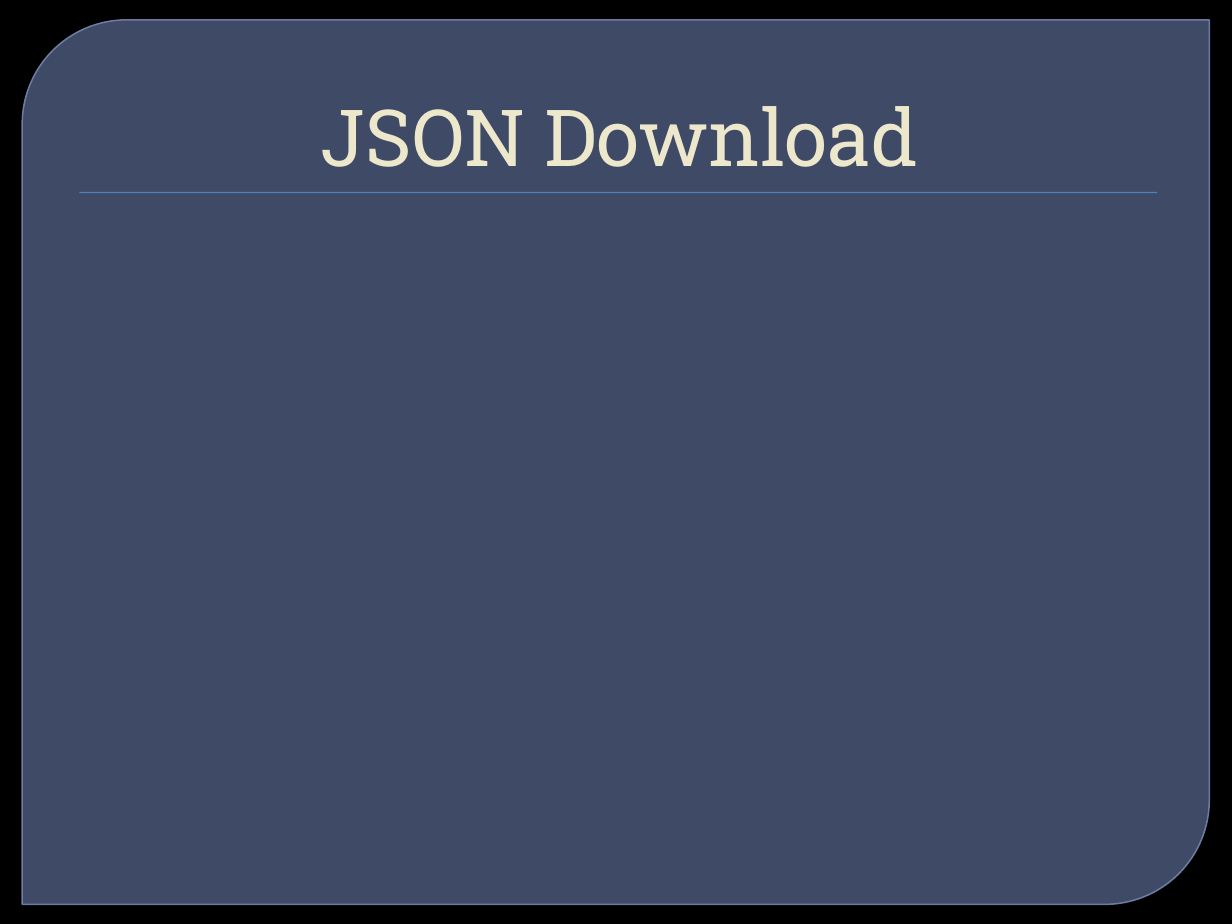
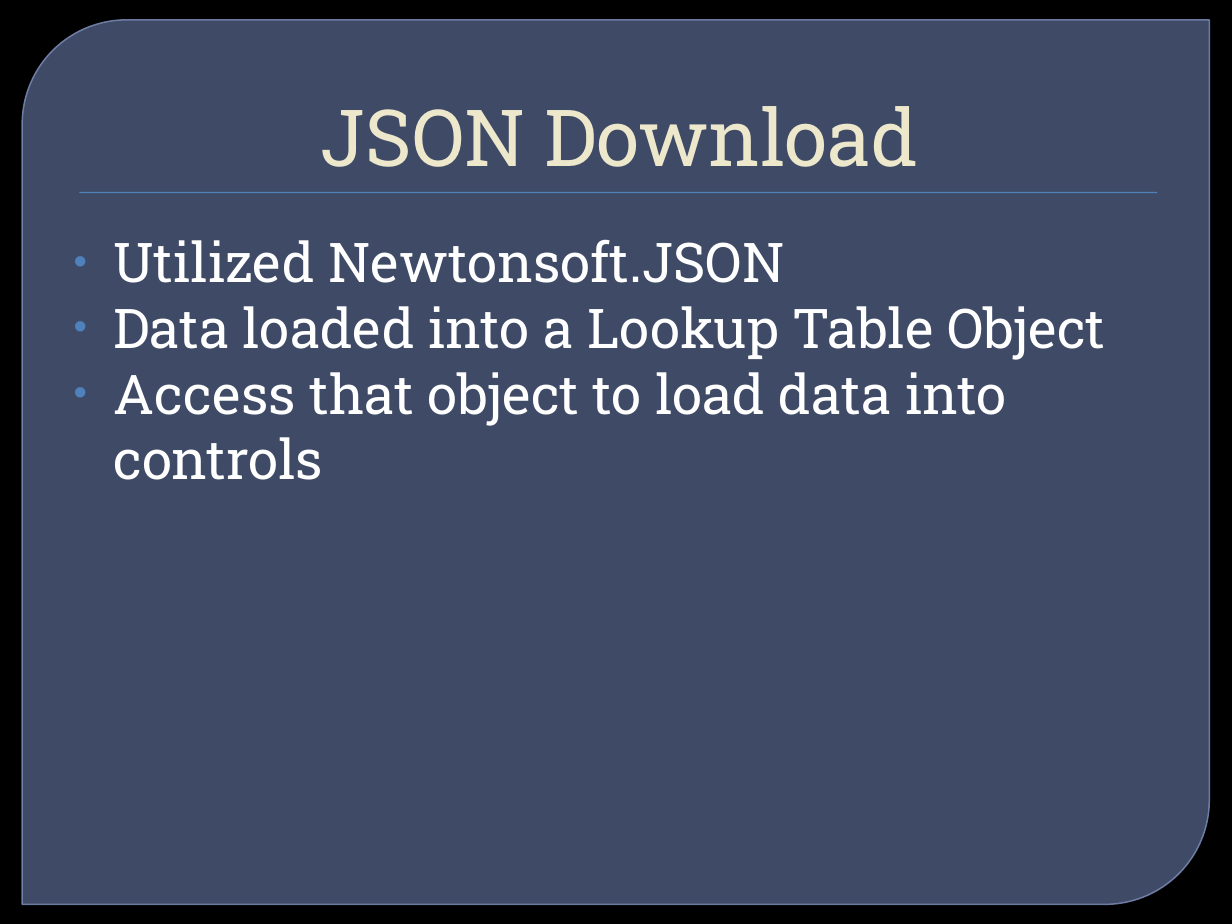
Before and after one commit to ameindygogirl/FishSeniorProject, a slide deck: slide 13 of Briefings/WinterFinalBriefing.pptx. Drawn at 1232x924 pixels with LibreOffice and Linux fonts; fonts in the diff are those of the drawing; background and template pictures are left out. Boxes give left, top, right and bottom in pixels: in the first picture for what was removed or moved away, otherwise in the second. Text is boxed around its words. In the diff, an @@ line names an element or a change of style, - is before the commit and + after.

```diff
--- a/Briefings/WinterFinalBriefing.pptx
+++ b/Briefings/WinterFinalBriefing.pptx
@@ text added at bbox=[113, 239, 1105, 480], 32 pt, text #FFFFFF @@
+• Utilized Newtonsoft.JSON
+• Data loaded into a Lookup Table Object
+• Access that object to load data into controls
```
Also in this commit, not shown: 3 other slides changed.
